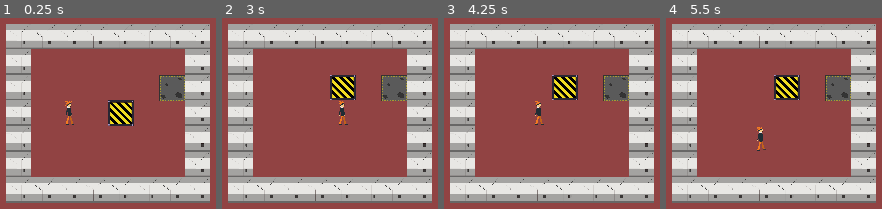
Above: before the commit, frames 1-4 (left to right).
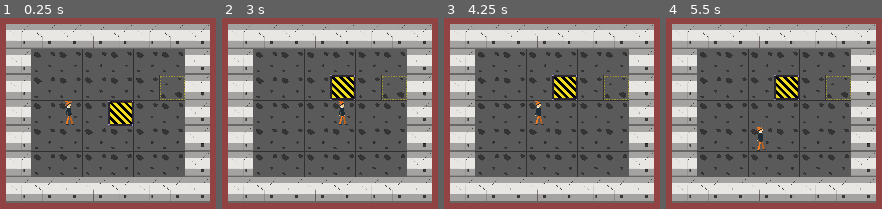
Above: after the commit, the same moments.

Repository: Play2Learn-Org/novashustle
Game: Godot game, scene res://GameView.tscn
Same seed, same stepped clock (60 frames per second), same inputs: the game is played once before the commit and once after it.
Inputs:
- Up to frame 1 (0.25 s): no input
- Up to frame 2 (3 s): tap Enter at 0.5, 2 s; hold Right (ui_right) 0.53-1.28 s; tap Space at 1.25, 2.75 s; hold Down (ui_down) 1.28-2.03 s; hold Right (ui_right) 2.03-2.78 s; hold Up (ui_up) from 2.78 s (still down)
- Up to frame 3 (4.25 s): tap Enter at 3.5 s; release Up (ui_up) at 3.53 s; hold Left (ui_left) from 3.53 s (still down)
- Up to frame 4 (5.5 s): tap Space at 4.25 s; release Left (ui_left) at 5.03 s; hold Down (ui_down) from 5.03 s (still down)

The runs differ from the first frame. In frame 1, 44% of the frame differs, in the area x 14-86%, y 16-84%; in frame 2, 45%; in frame 3, 45%; in frame 4, 45%.

Commit message:
added floor and menu scene
The menu scene will be built out further and connected to the game
scene. As the floor is not colliding with anything, I hope adding the
sprites is all I need to do.

Signed-off-by: Erik Bernoth <erik.bernoth@gmail.com>

Diff:
--- a/FloorTarget.tscn
+++ b/FloorTarget.tscn
@@ -7,17 +7,15 @@
 extents = Vector2( 24, 24 )
 
 [node name="FloorTarget" type="Area2D"]
-position = Vector2( 448, 192 )
 script = ExtResource( 2 )
+
+[node name="floor-target" type="Sprite" parent="."]
+scale = Vector2( 0.064, 0.064 )
+texture = ExtResource( 1 )
+centered = false
 
 [node name="CollisionShape2D" type="CollisionShape2D" parent="."]
 position = Vector2( 32, 32 )
 shape = SubResource( 1 )
-
-[node name="floor-target" type="Sprite" parent="."]
-position = Vector2( 0, 1 )
-scale = Vector2( 0.064, 0.064 )
-texture = ExtResource( 1 )
-centered = false
 [connection signal="body_entered" from="." to="." method="_on_FloorTarget_body_entered"]
 [connection signal="body_exited" from="." to="." method="_on_FloorTarget_body_exited"]
--- a/GameView.tscn
+++ b/GameView.tscn
@@ -1,19 +1,189 @@
 [gd_scene load_steps=7 format=2]
 
-[ext_resource path="res://crate.png" type="Texture" id=1]
 [ext_resource path="res://Player.tscn" type="PackedScene" id=2]
 [ext_resource path="res://wall.tscn" type="PackedScene" id=3]
 [ext_resource path="res://Crate.tscn" type="PackedScene" id=4]
 [ext_resource path="res://FloorTarget.tscn" type="PackedScene" id=5]
+[ext_resource path="res://floor.png" type="Texture" id=6]
 [ext_resource path="res://Game.gd" type="Script" id=7]
 
-[node name="Node2D" type="Node2D"]
+[node name="Game" type="Node2D"]
 script = ExtResource( 7 )
 
-[node name="crate" type="Sprite" parent="."]
-visible = false
-scale = Vector2( 0.064, 0.064 )
-texture = ExtResource( 1 )
+[node name="Floor" type="Node2D" parent="."]
+
+[node name="floor2" type="Sprite" parent="Floor"]
+position = Vector2( 128, 128 )
+scale = Vector2( 0.064, 0.064 )
+texture = ExtResource( 6 )
+centered = false
+
+[node name="floor3" type="Sprite" parent="Floor"]
+position = Vector2( 192, 128 )
+scale = Vector2( 0.064, 0.064 )
+texture = ExtResource( 6 )
+centered = false
+
+[node name="floor4" type="Sprite" parent="Floor"]
+position = Vector2( 256, 128 )
+scale = Vector2( 0.064, 0.064 )
+texture = ExtResource( 6 )
+centered = false
+
+[node name="floor5" type="Sprite" parent="Floor"]
+position = Vector2( 320, 128 )
+scale = Vector2( 0.064, 0.064 )
+texture = ExtResource( 6 )
+centered = false
+
+[node name="floor6" type="Sprite" parent="Floor"]
+position = Vector2( 384, 128 )
+scale = Vector2( 0.064, 0.064 )
+texture = ExtResource( 6 )
+centered = false
+
+[node name="floor7" type="Sprite" parent="Floor"]
+position = Vector2( 448, 128 )
+scale = Vector2( 0.064, 0.064 )
+texture = ExtResource( 6 )
+centered = false
+
+[node name="floor8" type="Sprite" parent="Floor"]
+position = Vector2( 128, 192 )
+scale = Vector2( 0.064, 0.064 )
+texture = ExtResource( 6 )
+centered = false
+
+[node name="floor9" type="Sprite" parent="Floor"]
+position = Vector2( 192, 192 )
+scale = Vector2( 0.064, 0.064 )
+texture = ExtResource( 6 )
+centered = false
+
+[node name="floor10" type="Sprite" parent="Floor"]
+position = Vector2( 256, 192 )
+scale = Vector2( 0.064, 0.064 )
+texture = ExtResource( 6 )
+centered = false
+
+[node name="floor11" type="Sprite" parent="Floor"]
+position = Vector2( 320, 192 )
+scale = Vector2( 0.064, 0.064 )
+texture = ExtResource( 6 )
+centered = false
+
+[node name="floor12" type="Sprite" parent="Floor"]
+position = Vector2( 384, 192 )
+scale = Vector2( 0.064, 0.064 )
+texture = ExtResource( 6 )
+centered = false
+
+[node name="floor13" type="Sprite" parent="Floor"]
+position = Vector2( 128, 256 )
+scale = Vector2( 0.064, 0.064 )
+texture = ExtResource( 6 )
+centered = false
+
+[node name="floor14" type="Sprite" parent="Floor"]
+position = Vector2( 192, 256 )
+scale = Vector2( 0.064, 0.064 )
+texture = ExtResource( 6 )
+centered = false
+
+[node name="floor15" type="Sprite" parent="Floor"]
+position = Vector2( 256, 256 )
+scale = Vector2( 0.064, 0.064 )
+texture = ExtResource( 6 )
+centered = false
+
+[node name="floor16" type="Sprite" parent="Floor"]
+position = Vector2( 320, 256 )
+scale = Vector2( 0.064, 0.064 )
+texture = ExtResource( 6 )
+centered = false
+
+[node name="floor17" type="Sprite" parent="Floor"]
+position = Vector2( 384, 256 )
+scale = Vector2( 0.064, 0.064 )
+texture = ExtResource( 6 )
+centered = false
+
+[node name="floor18" type="Sprite" parent="Floor"]
+position = Vector2( 448, 256 )
+scale = Vector2( 0.064, 0.064 )
+texture = ExtResource( 6 )
+centered = false
+
+[node name="floor19" type="Sprite" parent="Floor"]
+position = Vector2( 128, 320 )
+scale = Vector2( 0.064, 0.064 )
+texture = ExtResource( 6 )
+centered = false
+
+[node name="floor20" type="Sprite" parent="Floor"]
+position = Vector2( 192, 320 )
+scale = Vector2( 0.064, 0.064 )
+texture = ExtResource( 6 )
+centered = false
+
+[node name="floor21" type="Sprite" parent="Floor"]
+position = Vector2( 256, 320 )
+scale = Vector2( 0.064, 0.064 )
+texture = ExtResource( 6 )
+centered = false
+
+[node name="floor22" type="Sprite" parent="Floor"]
+position = Vector2( 320, 320 )
+scale = Vector2( 0.064, 0.064 )
+texture = ExtResource( 6 )
+centered = false
+
+[node name="floor23" type="Sprite" parent="Floor"]
+position = Vector2( 384, 320 )
+scale = Vector2( 0.064, 0.064 )
+texture = ExtResource( 6 )
+centered = false
+
+[node name="floor24" type="Sprite" parent="Floor"]
+position = Vector2( 448, 320 )
+scale = Vector2( 0.064, 0.064 )
+texture = ExtResource( 6 )
+centered = false
+
+[node name="floor25" type="Sprite" parent="Floor"]
+position = Vector2( 128, 384 )
+scale = Vector2( 0.064, 0.064 )
+texture = ExtResource( 6 )
+centered = false
+
+[node name="floor26" type="Sprite" parent="Floor"]
+position = Vector2( 192, 384 )
+scale = Vector2( 0.064, 0.064 )
+texture = ExtResource( 6 )
+centered = false
+
+[node name="floor27" type="Sprite" parent="Floor"]
+position = Vector2( 256, 384 )
+scale = Vector2( 0.064, 0.064 )
+texture = ExtResource( 6 )
+centered = false
+
+[node name="floor28" type="Sprite" parent="Floor"]
+position = Vector2( 320, 384 )
+scale = Vector2( 0.064, 0.064 )
+texture = ExtResource( 6 )
+centered = false
+
+[node name="floor29" type="Sprite" parent="Floor"]
+position = Vector2( 384, 384 )
+scale = Vector2( 0.064, 0.064 )
+texture = ExtResource( 6 )
+centered = false
+
+[node name="floor30" type="Sprite" parent="Floor"]
+position = Vector2( 448, 384 )
+scale = Vector2( 0.064, 0.064 )
+texture = ExtResource( 6 )
 centered = false
 
 [node name="Player" parent="." instance=ExtResource( 2 )]
@@ -110,6 +280,7 @@
 [node name="TargetSpots" type="Node2D" parent="."]
 
 [node name="FloorTarget" parent="TargetSpots" instance=ExtResource( 5 )]
+position = Vector2( 448, 192 )
 
 [node name="Crates" type="Node2D" parent="."]
 
--- /dev/null
+++ b/StartMenu.tscn
@@ -0,0 +1,43 @@
+[gd_scene format=2]
+
+[node name="StartMenu" type="Control"]
+anchor_right = 1.0
+anchor_bottom = 1.0
+__meta__ = {
+"_edit_use_anchors_": false
+}
+
+[node name="CenterContainer" type="CenterContainer" parent="."]
+margin_right = 40.0
+margin_bottom = 40.0
+rect_min_size = Vector2( 2000, 600 )
+__meta__ = {
+"_edit_use_anchors_": false
+}
+
+[node name="VBoxContainer" type="VBoxContainer" parent="."]
+margin_left = 100.0
+margin_top = 600.0
+margin_right = 400.0
+margin_bottom = 1200.0
+rect_min_size = Vector2( 300, 600 )
+__meta__ = {
+"_edit_use_anchors_": false
+}
+
+[node name="StartBtn" type="Button" parent="VBoxContainer"]
+margin_right = 300.0
+margin_bottom = 20.0
+text = "Start"
+
+[node name="OptionsBtn" type="Button" parent="VBoxContainer"]
+margin_top = 24.0
+margin_right = 300.0
+margin_bottom = 44.0
+text = "Options"
+
+[node name="QuitBtn" type="Button" parent="VBoxContainer"]
+margin_top = 48.0
+margin_right = 300.0
+margin_bottom = 68.0
+text = "Quit"
